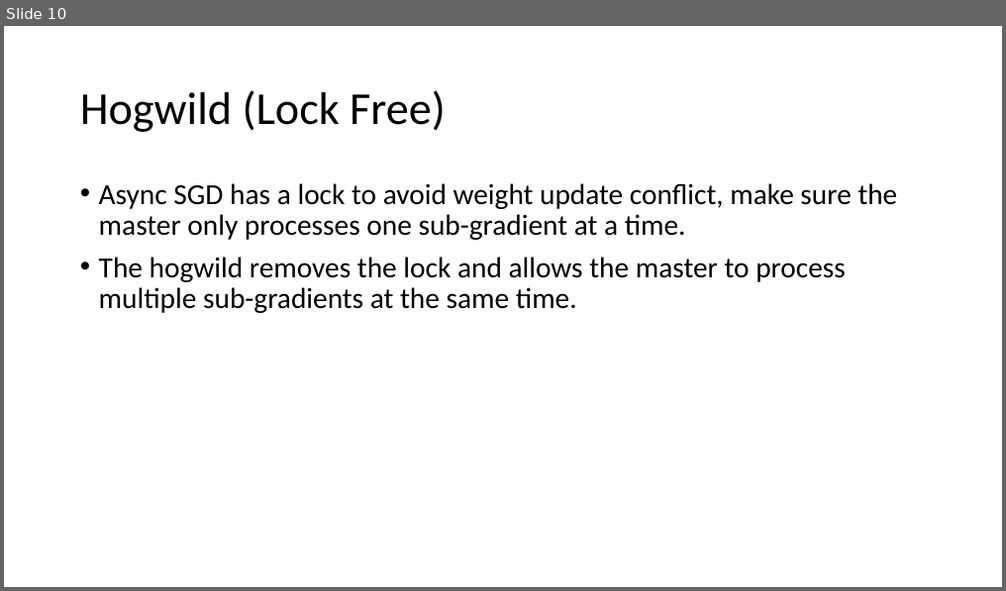
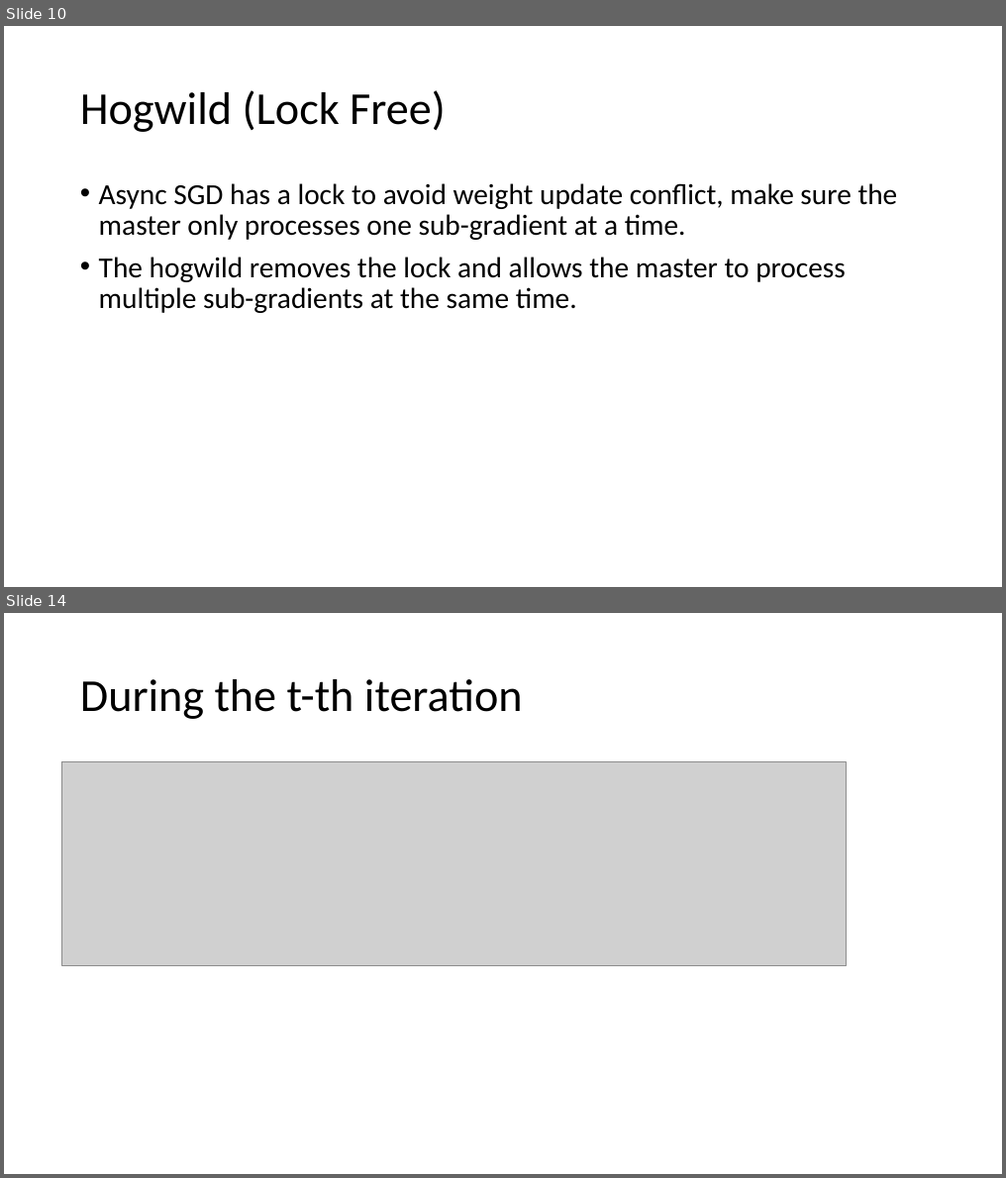
Before and after one commit to douxiaotian/archipapers, a slide deck: sdl on gpu.pptx. Shown one above the other, each under a label of ours: slide 10 before the commit, slides 10 and 14 after it; the slides between them are not shown. The pictures are 1006x591 and 1006x1178 pixels, drawn with LibreOffice and Linux fonts; fonts in the diff are those of the drawing; grey boxes stand for pictures. Boxes give left, top, right and bottom in pixels: in the first picture for what was removed or moved away, otherwise in the second. Text is boxed around its words. In the diff, an @@ line names an element or a change of style, - is before the commit and + after.

```diff
--- a/sdl on gpu.pptx
+++ b/sdl on gpu.pptx
@@ slide 14 added at <box>4,613,1002,1174</box>, background #FFFFFF @@
@@ title added at <box>80,679,523,719</box>, 44 pt, text #000000 @@
+During the t-th iteration
@@ picture added at <box>61,761,846,965</box> @@
```
Also in this commit, not shown: 2 slides changed, 7 other slides added, 2 slides removed.
